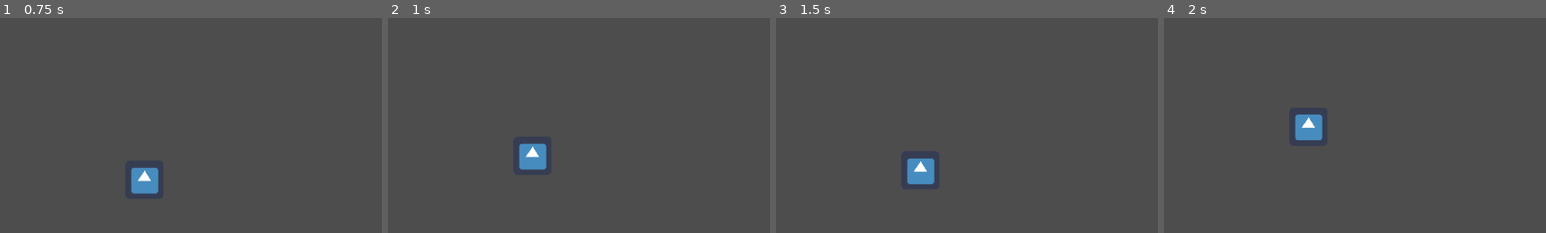
Above: before the commit, frames 1-4 (left to right).
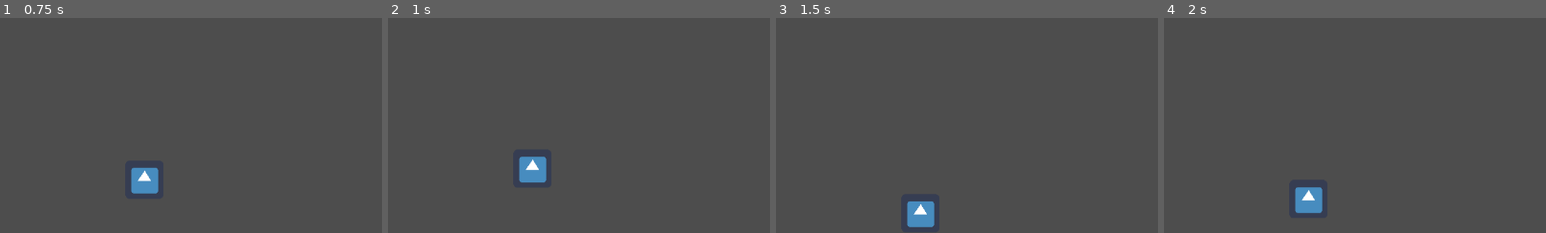
Above: after the commit, the same moments.

Repository: fahlmant/10-game-challenge
Game: Godot game, scene res://World.tscn
Same seed, same stepped clock (60 frames per second), same inputs: the game is played once before the commit and once after it. The project has no main scene, so this scene is started directly. The engine's default icon, where the game draws it, is replaced by a stand-in: a white triangle on a blue panel in a dark square.
Inputs:
- Up to frame 1 (0.75 s): no input
- Up to frame 2 (1 s): tap Space (Jump) at 0.77 s
- Up to frame 3 (1.5 s): no input
- Up to frame 4 (2 s): tap Space (Jump) at 1.52 s
The pictures show only the part of the screen within x 0-50%, y 50-100%; the shares and areas given below are measured in that part.

Frame 1 is identical in both runs. In frame 2, 1.0% of the frame differs, in the area x 34-42%, y 58-77%; in frame 3, 1.7%, in the area x 34-42%, y 65-98%; in frame 4, 1.7%.

Commit message:
Fine tunes Bird jump

Diff:
--- a/flappy-bird-clone/Bird.gd
+++ b/flappy-bird-clone/Bird.gd
@@ -1,6 +1,6 @@
 extends CharacterBody2D
 
-const JUMP_VELOCITY = -400.0
+const JUMP_VELOCITY = -300.0
 # Get the gravity from the project settings to be synced with RigidBody nodes.
 var gravity = ProjectSettings.get_setting("physics/2d/default_gravity")
 
